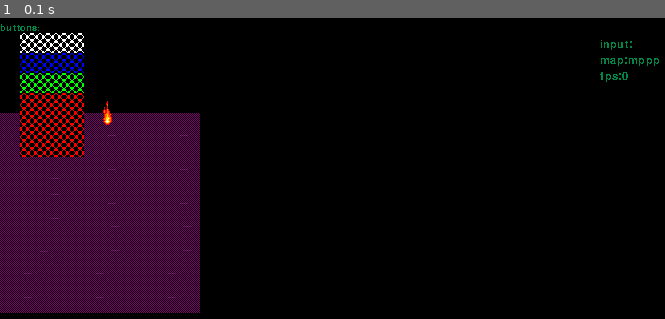
Above: before the commit, frame 1.
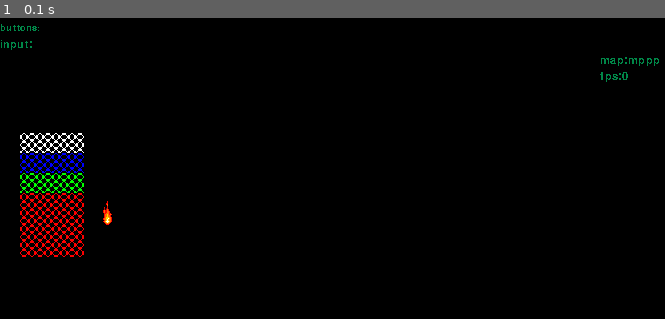
Above: after the commit, the same moment.

Repository: Ktwru/pampering-with-my-python-pygame
Game: pygame game, started from src/__main__.py
The game is run twice, just before and just after one commit, with the same random seed, the same clock (stepped at 60 frames per second) and the same inputs.
Inputs:
- Up to frame 1 (0.1 s): no input

The runs differ from the first frame. In frame 1, 12% of the frame differs, in the area x 0-96%, y 4-99%.

Commit message:
game_controller, debug: access to change globals

Diff:
--- a/src/entities/game/debug.py
+++ b/src/entities/game/debug.py
@@ -11,8 +11,8 @@
         self.game_globals = game_globals
 
         self.input_active = False
-        self.input = Font(text='input:', position_x=self.position_x, position_y=self.position_y+16, size=16)
-        self.input_value = Font(text='', position_x=self.position_x+40, position_y=self.position_y+16, size=16)
+        self.input = Font(text='input:', position_x=self.position_x-600, position_y=self.position_y+16, size=16)
+        self.input_value = Font(text='', position_x=self.position_x-560, position_y=self.position_y+16, size=16)
 
         self.map_name = Font(text='map:', position_x=self.position_x, position_y=self.position_y+32, size=16)
 
@@ -57,10 +57,13 @@
                     self.input_value.text += event.unicode
 
     def execute_command(self):
-        if 'setmap:' in self.input_value.text:
-            map_name = self.input_value.text.split(':')[1]
-            self.game_globals.map_name = map_name
-            return
+        if 'globals:' in self.input_value.text:     # globals:map_name:another_map
+            cmd = self.input_value.text.split(':')
+            if cmd[2] == 'false':
+                cmd[2] = False
+            elif cmd[2] == 'true':
+                cmd[2] = True
+            setattr(self.game_globals, cmd[1], cmd[2])
 
     def perform_map(self):
         self.map_name.text = 'map:' + self.game_globals.map_name
--- a/src/entities/game/game.py
+++ b/src/entities/game/game.py
@@ -4,9 +4,8 @@
 
 import params
 from dataclasses import dataclass
-from entities.map.map_builder import MapBuilder
 from entities.game.debug import Debugger
-from entities.game.game_objects_creator import GameObjectsCreator
+from entities.game.game_controller import GameController
 
 
 class Game:
@@ -16,7 +15,6 @@
         self.clock = pygame.time.Clock()
 
         self.event_listener = EventListener()
-        self.map_builder = MapBuilder(window=self.window)
 
         self.globals = Globals(
             map_name='mppp',
@@ -31,7 +29,7 @@
             fifth_layer=[],
         )
 
-        self.game_objects_creator = GameObjectsCreator(game_globals=self.globals, game_objects=self.game_objects)
+        self.game_controller = GameController(game_globals=self.globals, game_objects=self.game_objects)
 
         self.debugger = Debugger(window=self.window, game_globals=self.globals, clock=self.clock)
 
@@ -45,9 +43,8 @@
         self.window.fill((0, 0, 0))  # todo
 
         events = self.event_listener.check_for_events()
-        self.map_builder.check_current_map(current_map_name=self.globals.map_name)
 
-        self.game_objects_creator.check_objects_for_create()
+        self.game_controller.process()
 
         self.game_objects.build_all(self.window)
 
@@ -84,6 +81,7 @@
     map_name: str = None
     debug_mode: bool = False
     should_make_colored_sprites: bool = False
+    should_remove_colored_sprites: bool = False
 
 
 @dataclass
--- /dev/null
+++ b/src/entities/game/game_controller.py
@@ -0,0 +1,58 @@
+from common.objects import Sprite
+
+
+class GameController:
+    def __init__(self, game_globals, game_objects):
+        self.game_globals = game_globals
+        self.game_objects = game_objects
+
+    def process(self):
+        if self.game_globals.should_remove_colored_sprites:
+            for layer in [
+                self.game_objects.first_layer,
+                self.game_objects.second_layer,
+                self.game_objects.third_layer,
+                self.game_objects.fourth_layer,
+                self.game_objects.fifth_layer,
+            ]:
+                for game_object in layer:
+                    layer.remove(game_object)
+            self.game_globals.should_remove_colored_sprites = False
+        if self.game_globals.should_make_colored_sprites:
+            self.game_objects.first_layer.append(Sprite(
+                position_x=100,
+                position_y=180,
+                width=64,
+                height=64,
+                image_asset='assets/bad-fire-sprite.png',
+            ))
+            self.game_objects.second_layer.append(Sprite(
+                position_x=20,
+                position_y=180,
+                width=64,
+                height=64,
+                image_asset='assets/black-red-sprite.png',
+            ))
+            self.game_objects.third_layer.append(Sprite(
+                position_x=20,
+                position_y=160,
+                width=64,
+                height=64,
+                image_asset='assets/black-green-sprite.png',
+            ))
+            self.game_objects.fourth_layer.append(Sprite(
+                position_x=20,
+                position_y=140,
+                width=64,
+                height=64,
+                image_asset='assets/black-blue-sprite.png',
+            ))
+            self.game_objects.fifth_layer.append(Sprite(
+                position_x=20,
+                position_y=120,
+                width=64,
+                height=64,
+                image_asset='assets/black-white-sprite.png',
+            ))
+
+            self.game_globals.should_make_colored_sprites = False
